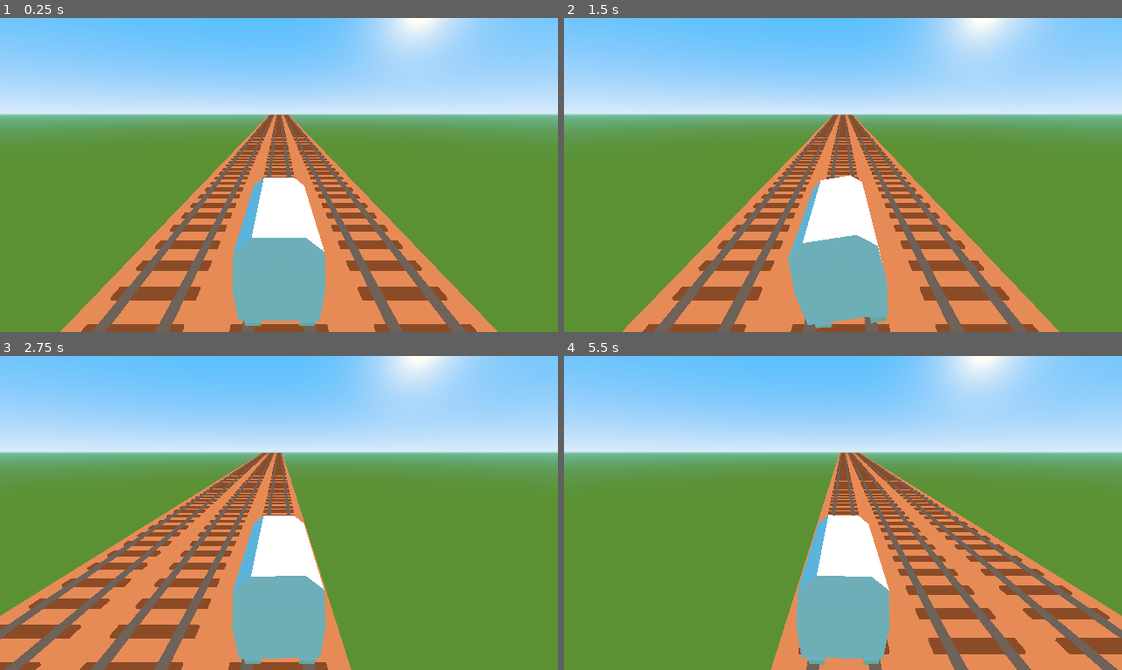
Above: before the commit, frames 1-4 (two rows, left to right).
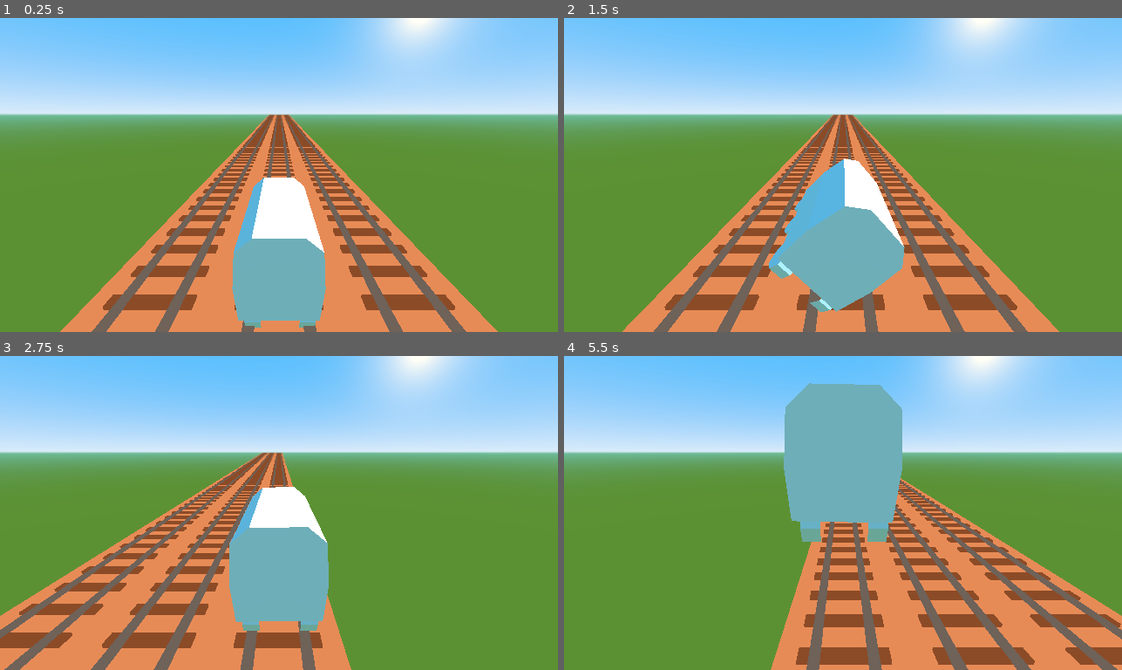
Above: after the commit, the same moments.

Repository: kiwijuice56/railway-rider
Game: Godot game, scene res://main/Main.tscn
The game is run twice, just before and just after one commit, with the same random seed, the same clock (stepped at 60 frames per second) and the same inputs.
Inputs:
- Up to frame 1 (0.25 s): no input
- Up to frame 2 (1.5 s): hold Right (move_right) 0.53-1.28 s; hold Space (jump, bound only after the commit) 0.53-1.28 s; hold Left (move_left) from 1.28 s (still down); tap Space (jump, bound only after the commit) at 1.35 s
- Up to frame 3 (2.75 s): tap Space (jump, bound only after the commit) at 1.52, 1.82 s; release Left (move_left) at 2.03 s; hold Right (move_right) from 2.03 s (still down); hold Space (jump, bound only after the commit) from 2.03 s (still down)
- Up to frame 4 (5.5 s): release Space (jump, bound only after the commit) at 2.78 s; tap Space (jump, bound only after the commit) at 2.85, 3.02, 3.32, 4.35, 4.52, 4.82 s; release Right (move_right) at 3.53 s; hold Space (jump, bound only after the commit) 3.53-4.28 s; hold Left (move_left) from 3.53 s (still down); hold Space (jump, bound only after the commit) from 5.03 s (still down)

The runs differ from the first frame. In frame 1, 5.2% of the frame differs, in the area x 14-86%, y 31-100%; in frame 2, 10%; in frame 3, 11%; in frame 4, 20%, in the area x 39-100%, y 8-99%.

Commit message:
Added basic jumping

Diff:
--- a/main/Player.tscn
+++ b/main/Player.tscn
@@ -44,11 +44,204 @@
 "update": 0,
 "values": [ false ]
 }
+tracks/3/type = "bezier"
+tracks/3/path = NodePath("Train:rotation_degrees:x")
+tracks/3/interp = 1
+tracks/3/loop_wrap = true
+tracks/3/imported = false
+tracks/3/enabled = true
+tracks/3/keys = {
+"points": PoolRealArray( 0, -0.25, 0, 0.25, 0 ),
+"times": PoolRealArray( 0 )
+}
+tracks/4/type = "bezier"
+tracks/4/path = NodePath("Train:rotation_degrees:y")
+tracks/4/interp = 1
+tracks/4/loop_wrap = true
+tracks/4/imported = false
+tracks/4/enabled = true
+tracks/4/keys = {
+"points": PoolRealArray( 0, -0.25, 0, 0.25, 0 ),
+"times": PoolRealArray( 0 )
+}
+tracks/5/type = "bezier"
+tracks/5/path = NodePath("Train:rotation_degrees:z")
+tracks/5/interp = 1
+tracks/5/loop_wrap = true
+tracks/5/imported = false
+tracks/5/enabled = true
+tracks/5/keys = {
+"points": PoolRealArray( 0, -0.25, 0, 0.25, 0 ),
+"times": PoolRealArray( 0 )
+}
+tracks/6/type = "value"
+tracks/6/path = NodePath("Train/TrainModel:scale")
+tracks/6/interp = 1
+tracks/6/loop_wrap = true
+tracks/6/imported = false
+tracks/6/enabled = true
+tracks/6/keys = {
+"times": PoolRealArray( 0 ),
+"transitions": PoolRealArray( 1 ),
+"update": 0,
+"values": [ Vector3( 1, 1, 1 ) ]
+}
+tracks/7/type = "value"
+tracks/7/path = NodePath("Train/TrainModel:rotation_degrees")
+tracks/7/interp = 1
+tracks/7/loop_wrap = true
+tracks/7/imported = false
+tracks/7/enabled = true
+tracks/7/keys = {
+"times": PoolRealArray( 0 ),
+"transitions": PoolRealArray( 1 ),
+"update": 0,
+"values": [ Vector3( 0, 0, 0 ) ]
+}
+
+[sub_resource type="Animation" id=4]
+resource_name = "flip_left"
+tracks/0/type = "value"
+tracks/0/path = NodePath("SwooshPlayer:playing")
+tracks/0/interp = 1
+tracks/0/loop_wrap = true
+tracks/0/imported = false
+tracks/0/enabled = true
+tracks/0/keys = {
+"times": PoolRealArray( 0 ),
+"transitions": PoolRealArray( 1 ),
+"update": 1,
+"values": [ true ]
+}
+tracks/1/type = "value"
+tracks/1/path = NodePath("ImpactPlayer:playing")
+tracks/1/interp = 1
+tracks/1/loop_wrap = true
+tracks/1/imported = false
+tracks/1/enabled = false
+tracks/1/keys = {
+"times": PoolRealArray( 0.6 ),
+"transitions": PoolRealArray( 1 ),
+"update": 1,
+"values": [ true ]
+}
+tracks/2/type = "bezier"
+tracks/2/path = NodePath("Train/TrainModel:rotation_degrees:z")
+tracks/2/interp = 1
+tracks/2/loop_wrap = true
+tracks/2/imported = false
+tracks/2/enabled = true
+tracks/2/keys = {
+"points": PoolRealArray( 0, -0.25, 0, 0.2, 280.471, 360, -0.25, 0, 0.25, 0 ),
+"times": PoolRealArray( 0, 0.8 )
+}
+tracks/3/type = "value"
+tracks/3/path = NodePath("Train/TrainModel:scale")
+tracks/3/interp = 1
+tracks/3/loop_wrap = true
+tracks/3/imported = false
+tracks/3/enabled = true
+tracks/3/keys = {
+"times": PoolRealArray( 0 ),
+"transitions": PoolRealArray( 1 ),
+"update": 0,
+"values": [ Vector3( 1, 1, 1 ) ]
+}
+
+[sub_resource type="Animation" id=5]
+resource_name = "flip_right"
+tracks/0/type = "value"
+tracks/0/path = NodePath("SwooshPlayer:playing")
+tracks/0/interp = 1
+tracks/0/loop_wrap = true
+tracks/0/imported = false
+tracks/0/enabled = true
+tracks/0/keys = {
+"times": PoolRealArray( 0 ),
+"transitions": PoolRealArray( 1 ),
+"update": 1,
+"values": [ true ]
+}
+tracks/1/type = "value"
+tracks/1/path = NodePath("ImpactPlayer:playing")
+tracks/1/interp = 1
+tracks/1/loop_wrap = true
+tracks/1/imported = false
+tracks/1/enabled = false
+tracks/1/keys = {
+"times": PoolRealArray( 0.6 ),
+"transitions": PoolRealArray( 1 ),
+"update": 1,
+"values": [ true ]
+}
+tracks/2/type = "bezier"
+tracks/2/path = NodePath("Train/TrainModel:rotation_degrees:z")
+tracks/2/interp = 1
+tracks/2/loop_wrap = true
+tracks/2/imported = false
+tracks/2/enabled = true
+tracks/2/keys = {
+"points": PoolRealArray( 0, -0.25, 0, 0.3, 35.2786, -360, -0.6, -20.8061, 0.25, 0 ),
+"times": PoolRealArray( 0, 0.8 )
+}
+tracks/3/type = "value"
+tracks/3/path = NodePath("Train/TrainModel:scale")
+tracks/3/interp = 1
+tracks/3/loop_wrap = true
+tracks/3/imported = false
+tracks/3/enabled = true
+tracks/3/keys = {
+"times": PoolRealArray( 0 ),
+"transitions": PoolRealArray( 1 ),
+"update": 0,
+"values": [ Vector3( 1, 1, 1 ) ]
+}
+
+[sub_resource type="Animation" id=6]
+resource_name = "jump"
+length = 1.2
+step = 0.05
+tracks/0/type = "value"
+tracks/0/path = NodePath("Train/TrainModel:scale")
+tracks/0/interp = 1
+tracks/0/loop_wrap = true
+tracks/0/imported = false
+tracks/0/enabled = true
+tracks/0/keys = {
+"times": PoolRealArray( 0, 0.1, 0.3, 1.2 ),
+"transitions": PoolRealArray( 1, 1, 1, 1 ),
+"update": 0,
+"values": [ Vector3( 1, 1, 1 ), Vector3( 1, 0.8, 1 ), Vector3( 1, 1.35, 1 ), Vector3( 1, 1, 1 ) ]
+}
+tracks/1/type = "value"
+tracks/1/path = NodePath("Train/TrainModel:rotation_degrees")
+tracks/1/interp = 1
+tracks/1/loop_wrap = true
+tracks/1/imported = false
+tracks/1/enabled = true
+tracks/1/keys = {
+"times": PoolRealArray( 0 ),
+"transitions": PoolRealArray( 1 ),
+"update": 0,
+"values": [ Vector3( 0, 0, 0 ) ]
+}
+tracks/2/type = "value"
+tracks/2/path = NodePath("SwooshPlayer:playing")
+tracks/2/interp = 1
+tracks/2/loop_wrap = true
+tracks/2/imported = false
+tracks/2/enabled = true
+tracks/2/keys = {
+"times": PoolRealArray( 0.05 ),
+"transitions": PoolRealArray( 1 ),
+"update": 1,
+"values": [ true ]
+}
 
 [sub_resource type="Animation" id=2]
 resource_name = "turn_left"
 tracks/0/type = "value"
-tracks/0/path = NodePath("Train:rotation_degrees")
+tracks/0/path = NodePath("Train/TrainModel:rotation_degrees")
 tracks/0/interp = 1
 tracks/0/loop_wrap = true
 tracks/0/imported = false
@@ -83,11 +276,23 @@
 "update": 1,
 "values": [ true ]
 }
+tracks/3/type = "value"
+tracks/3/path = NodePath("Train/TrainModel:scale")
+tracks/3/interp = 1
+tracks/3/loop_wrap = true
+tracks/3/imported = false
+tracks/3/enabled = true
+tracks/3/keys = {
+"times": PoolRealArray( 0 ),
+"transitions": PoolRealArray( 1 ),
+"update": 0,
+"values": [ Vector3( 1, 1, 1 ) ]
+}
 
 [sub_resource type="Animation" id=3]
 resource_name = "turn_right"
 tracks/0/type = "value"
-tracks/0/path = NodePath("Train:rotation_degrees")
+tracks/0/path = NodePath("Train/TrainModel:rotation_degrees")
 tracks/0/interp = 1
 tracks/0/loop_wrap = true
 tracks/0/imported = false
@@ -121,13 +326,23 @@
 "transitions": PoolRealArray( 1 ),
 "update": 1,
 "values": [ true ]
+}
+tracks/3/type = "value"
+tracks/3/path = NodePath("Train/TrainModel:scale")
+tracks/3/interp = 1
+tracks/3/loop_wrap = true
+tracks/3/imported = false
+tracks/3/enabled = true
+tracks/3/keys = {
+"times": PoolRealArray( 0 ),
+"transitions": PoolRealArray( 1 ),
+"update": 0,
+"values": [ Vector3( 1, 1, 1 ) ]
 }
 
 [node name="Player" type="Spatial"]
 script = ExtResource( 1 )
 lane_offset = 3.0
-
-[node name="Tween" type="Tween" parent="."]
 
 [node name="Train" parent="." instance=ExtResource( 2 )]
 transform = Transform( 1, 0, 0, 0, 1, 0, 0, 0, 1, 0, 1.216, 0 )
@@ -141,9 +356,14 @@
 transform = Transform( 1, 0, 0, 0, 0.953722, 0.300689, 0, -0.300689, 0.953722, 0, 4.439, 4.967 )
 current = true
 
+[node name="Tween" type="Tween" parent="."]
+
 [node name="AnimationPlayer" type="AnimationPlayer" parent="."]
 playback_speed = 2.5
 anims/RESET = SubResource( 1 )
+anims/flip_left = SubResource( 4 )
+anims/flip_right = SubResource( 5 )
+anims/jump = SubResource( 6 )
 anims/turn_left = SubResource( 2 )
 anims/turn_right = SubResource( 3 )
 
@@ -159,3 +379,5 @@
 stream = ExtResource( 5 )
 volume_db = -16.0
 autoplay = true
+
+[editable path="Train"]
--- a/main/player/player.gd
+++ b/main/player/player.gd
@@ -8,6 +8,11 @@
 var lane: int = 0
 
 func _process(_delta: float) -> void:
+	if not $Tween.is_active() and Input.is_action_pressed("jump") and $Train.is_on_floor():
+		$Train.jump()
+		$AnimationPlayer.stop()
+		$AnimationPlayer.play("jump")
+
 	var old_lane: int = lane
 	if Input.is_action_pressed("move_left"):
 		lane -= 1
@@ -25,7 +30,11 @@
 	$ImpactPlayer.pitch_scale = rand_range(0.8, 1.1)
 
 	$AnimationPlayer.stop()
-	$AnimationPlayer.play("turn_left" if old_lane > lane else "turn_right")
+	var dir: String = "left" if old_lane > lane else "right"
+	if $Train.is_on_floor():
+		$AnimationPlayer.play("turn_" + dir)
+	else:
+		$AnimationPlayer.play("flip_" + dir)
 
 	$Tween.interpolate_property($Train, "translation:x", null,
 	lane_offset * lane, switch_time,
--- a/main/player/train/Train.tscn
+++ b/main/player/train/Train.tscn
@@ -1,11 +1,14 @@
-[gd_scene load_steps=3 format=2]
+[gd_scene load_steps=4 format=2]
 
 [ext_resource path="res://main/player/train/TrainModel.tscn" type="PackedScene" id=1]
+[ext_resource path="res://main/player/train/train.gd" type="Script" id=2]
 
 [sub_resource type="BoxShape" id=1]
 extents = Vector3( 1, 1, 1.5 )
 
 [node name="Train" type="KinematicBody"]
+collision_mask = 4
+script = ExtResource( 2 )
 
 [node name="TrainModel" parent="." instance=ExtResource( 1 )]
 
--- /dev/null
+++ b/main/player/train/train.gd
@@ -0,0 +1,17 @@
+class_name Train
+extends KinematicBody
+
+const GRAVITY: Vector3 = Vector3(0, -24.0, 0)
+const JUMP: Vector3 = Vector3(0, 12.0, 0)
+
+var velocity: Vector3
+
+func _physics_process(delta: float) -> void:
+	velocity += GRAVITY * delta
+	velocity = move_and_slide(velocity, Vector3.UP)
+	velocity.z = 0
+	translation.z = 0
+
+func jump() -> void:
+	velocity.y = 0
+	velocity += JUMP
--- a/main/tracks/Basic.tscn
+++ b/main/tracks/Basic.tscn
@@ -1,14 +1,22 @@
-[gd_scene load_steps=2 format=2]
+[gd_scene load_steps=3 format=2]
 
-[ext_resource path="res://main/tracks/models/FloorLane.tscn" type="PackedScene" id=1]
+[ext_resource path="res://main/tracks/models/FloorLaneModel.tscn" type="PackedScene" id=1]
+
+[sub_resource type="BoxShape" id=1]
+extents = Vector3( 4.5, 0.2, 12 )
 
 [node name="Basic" type="Spatial"]
 
 [node name="FloorLane" parent="." instance=ExtResource( 1 )]
-transform = Transform( 1, 0, 0, 0, 1, 0, 0, 0, 1, 0, 0, -5.24445 )
 
 [node name="FloorLane2" parent="." instance=ExtResource( 1 )]
-transform = Transform( 1, 0, 0, 0, 1, 0, 0, 0, 1, 2.97971, 0, -5.24445 )
+transform = Transform( 1, 0, 0, 0, 1, 0, 0, 0, 1, 2.97971, 0, 0 )
 
 [node name="FloorLane3" parent="." instance=ExtResource( 1 )]
-transform = Transform( 1, 0, 0, 0, 1, 0, 0, 0, 1, -2.97784, 0, -5.24445 )
+transform = Transform( 1, 0, 0, 0, 1, 0, 0, 0, 1, -2.97784, 0, 0 )
+
+[node name="KinematicBody" type="KinematicBody" parent="."]
+collision_layer = 4
+
+[node name="CollisionShape" type="CollisionShape" parent="KinematicBody"]
+shape = SubResource( 1 )
--- a/main/tracks/models/FloorLane.tscn
+++ b/main/tracks/models/FloorLaneModel.tscn
@@ -2,6 +2,4 @@
 
 [ext_resource path="res://main/tracks/models/FloorLaneModel.dae" type="PackedScene" id=1]
 
-
-
 [node name="FloorLane" instance=ExtResource( 1 )]
--- a/project.godot
+++ b/project.godot
@@ -18,10 +18,16 @@
 "class": "Player",
 "language": "GDScript",
 "path": "res://main/player/player.gd"
+}, {
+"base": "KinematicBody",
+"class": "Train",
+"language": "GDScript",
+"path": "res://main/player/train/train.gd"
 } ]
 _global_script_class_icons={
 "Main": "",
-"Player": ""
+"Player": "",
+"Train": ""
 }
 
 [application]
@@ -88,12 +94,17 @@
 , Object(InputEventKey,"resource_local_to_scene":false,"resource_name":"","device":0,"alt":false,"shift":false,"control":false,"meta":false,"command":false,"pressed":false,"scancode":0,"physical_scancode":68,"unicode":0,"echo":false,"script":null)
  ]
 }
+jump={
+"deadzone": 0.5,
+"events": [ Object(InputEventKey,"resource_local_to_scene":false,"resource_name":"","device":0,"alt":false,"shift":false,"control":false,"meta":false,"command":false,"pressed":false,"scancode":0,"physical_scancode":32,"unicode":0,"echo":false,"script":null)
+ ]
+}
 
 [layer_names]
 
-2d_physics/layer_1="actor"
-2d_physics/layer_2="player"
-2d_physics/layer_3="enemy"
+3d_physics/layer_1="player"
+3d_physics/layer_2="obstacle"
+3d_physics/layer_3="floor"
 
 [physics]
 
Not shown: 1 places in main/Player.tscn that only renumber resources
